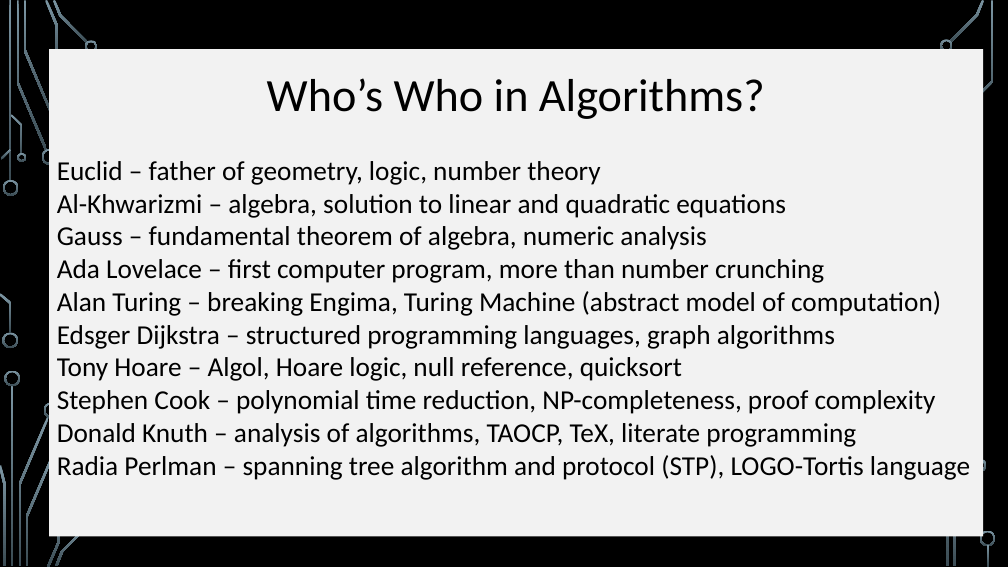
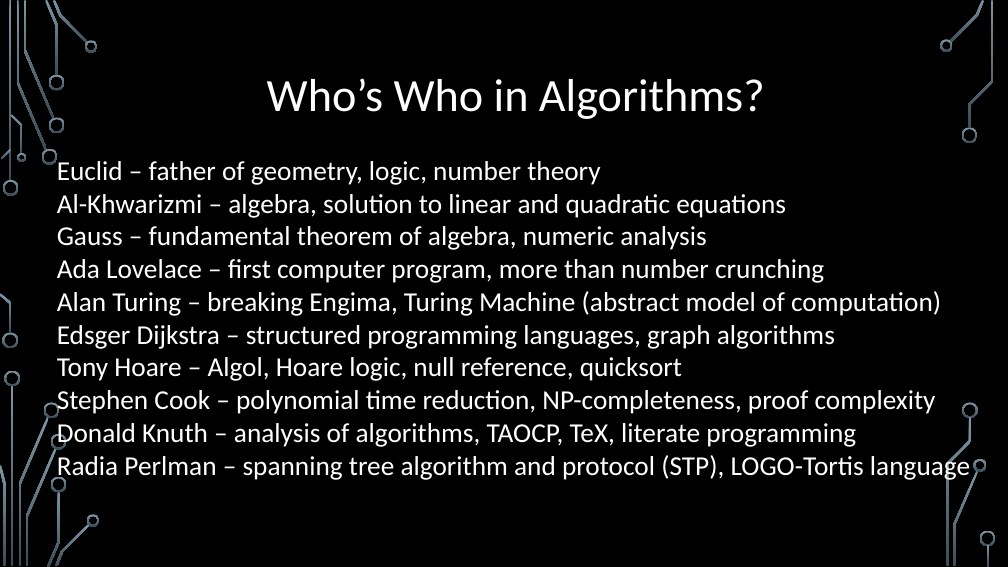
Before and after one commit to markfloryan/dsa2, a slide deck: slide 4 of slides/00-Introduction.pptx. Drawn at 1008x567 pixels with LibreOffice and Linux fonts; fonts in the diff are those of the drawing; background and template pictures are left out. Boxes give left, top, right and bottom in pixels: in the first picture for what was removed or moved away, otherwise in the second. Text is boxed around its words. In the diff, an @@ line names an element or a change of style, - is before the commit and + after.

```diff
--- a/slides/00-Introduction.pptx
+++ b/slides/00-Introduction.pptx
@@ text "Who’s Who in Algorithms?": place and size @@
-text "Who’s Who in Algorithms?" at (49,49,983,537)
+text "Who’s Who in Algorithms?" at (57,78,970,481)
@@ text "Who’s Who in Algorithms?" at (57,78,970,481): text colour #000000 to #FFFFFF; fill #F2F2F2 to none @@
@@ group added at (51,127,979,526): 5 freeform shapes @@
```
Also in this commit, not shown: 8 other slides changed, 2 other files.
